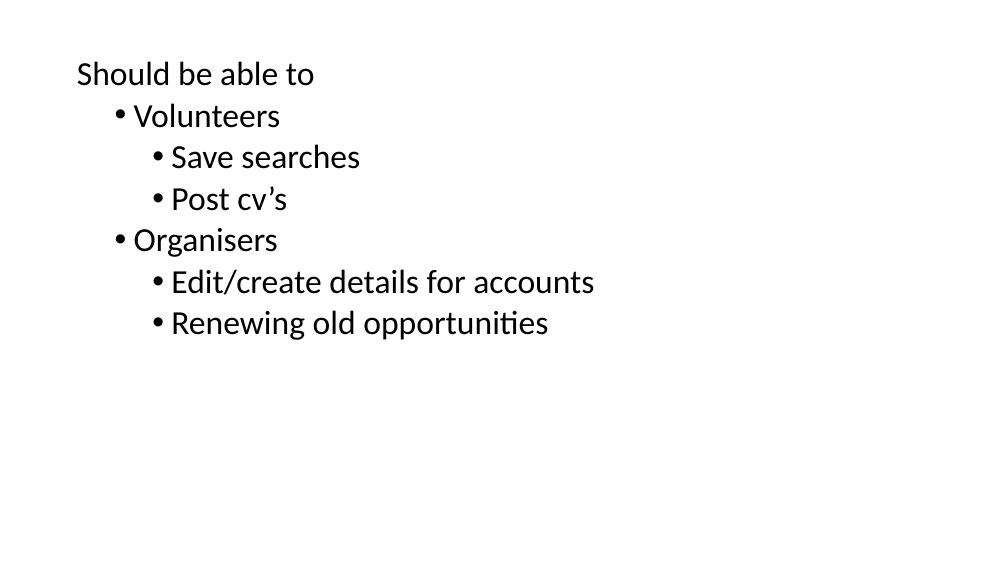
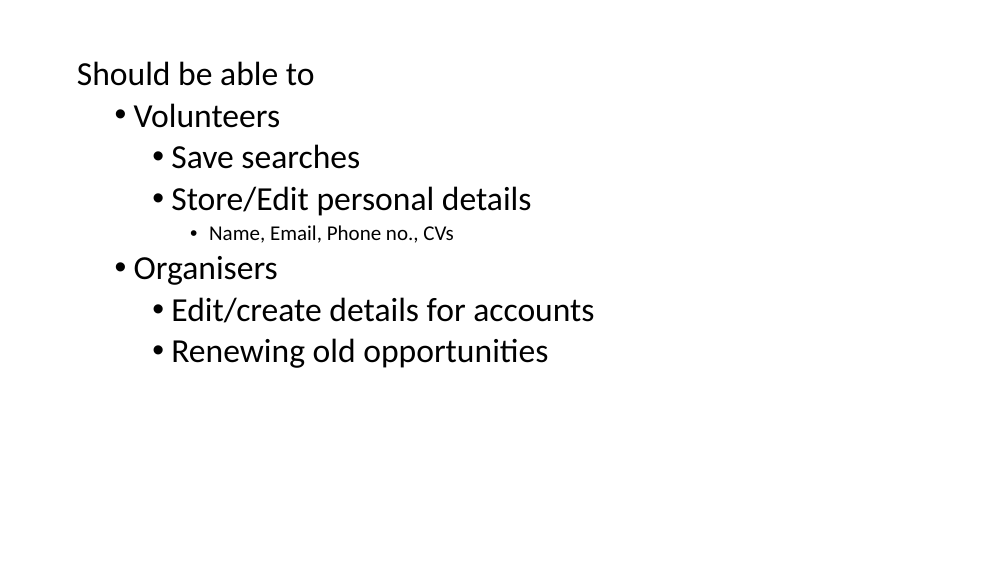
Before and after one commit to 2084246S/VolunteerMe, a slide deck: slide 12 of Volunteer Me.pptx (slide 9 before the commit). Drawn at 1008x567 pixels with LibreOffice and Linux fonts; fonts in the diff are those of the drawing. Boxes give left, top, right and bottom in pixels: in the first picture for what was removed or moved away, otherwise in the second. Text is boxed around its words. In the diff, an @@ line names an element or a change of style, - is before the commit and + after.

```diff
--- a/Volunteer Me.pptx
+++ b/Volunteer Me.pptx
@@ text at (77,61,594,368): less space between paragraphs @@
@@ text at (171,186,532,243): text changed @@
-    • Post cv’s
+    • Store/Edit personal details
+      • Name, Email, Phone no., CVs
```
Also in this commit, not shown: 5 other slides changed, 6 slides added, 4 slides removed.
